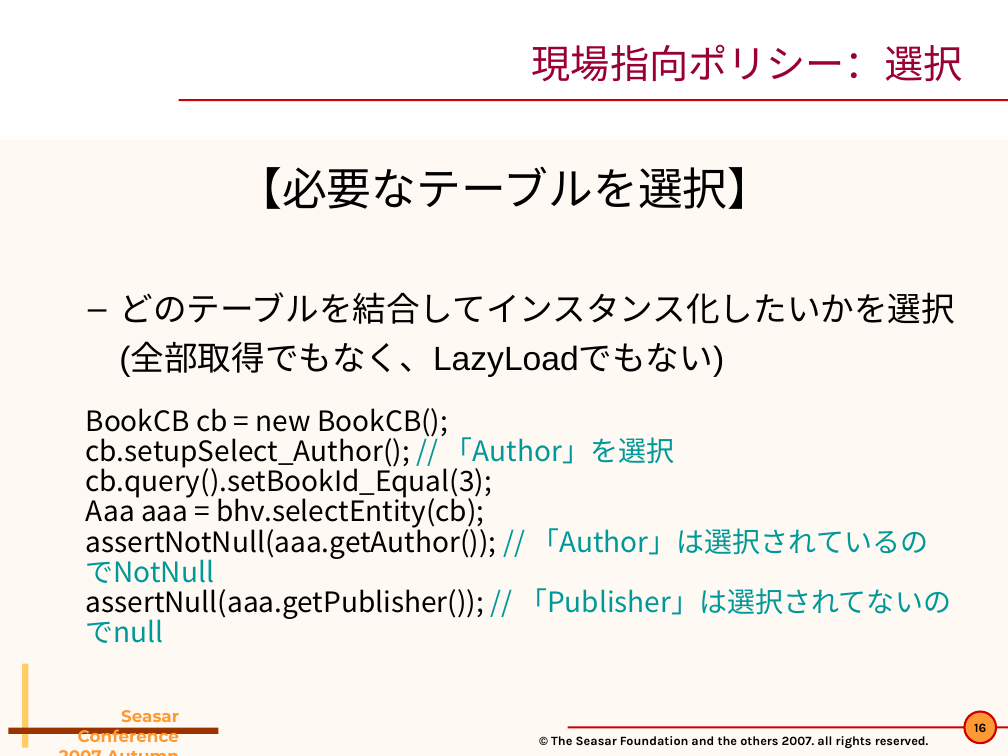
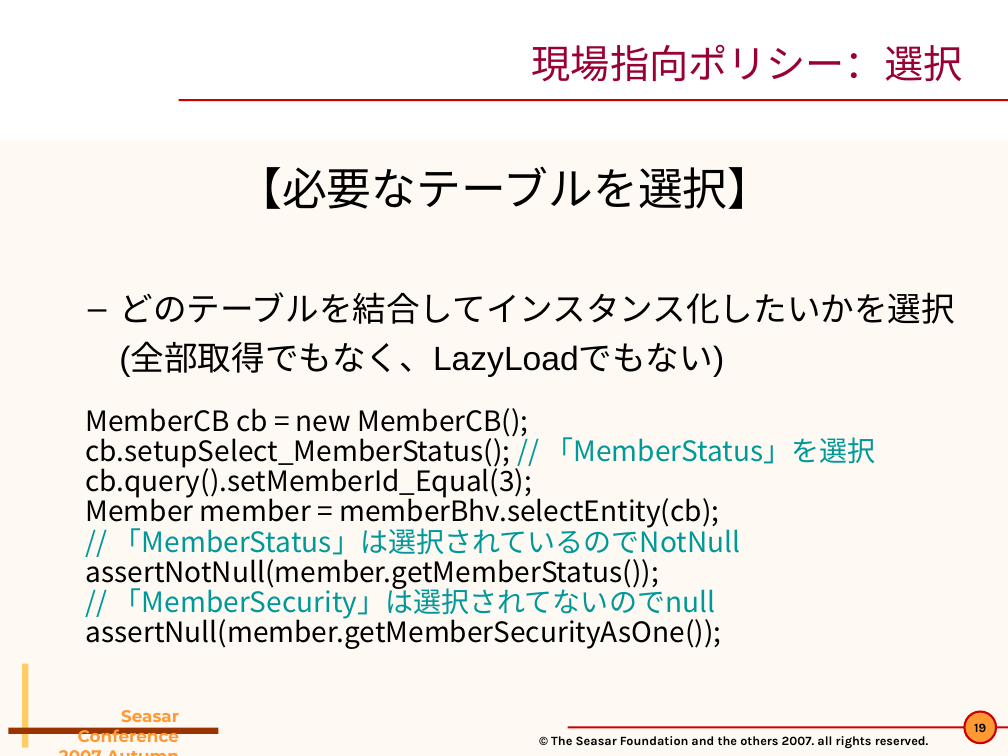
Before and after one commit to seasarorg/dbflute, a slide deck: slide 19 of dbflute/etc/doc/pres/sc2007a_2-DBFlute.ppt (slide 16 before the commit). Drawn at 1008x756 pixels with LibreOffice and Linux fonts; fonts in the diff are those of the drawing; background and template pictures are left out. Boxes give left, top, right and bottom in pixels: in the first picture for what was removed or moved away, otherwise in the second. Text is boxed around its words. In the diff, an @@ line names an element or a change of style, - is before the commit and + after.

```diff
--- a/dbflute/etc/doc/pres/sc2007a_2-DBFlute.ppt
+++ b/dbflute/etc/doc/pres/sc2007a_2-DBFlute.ppt
@@ text at [86,408,876,649]: text changed @@
-BookCB cb = new BookCB();
-cb.setupSelect_Author(); // 「Author」を選択
-cb.query().setBookId_Equal(3);
-Aaa aaa = bhv.selectEntity(cb);
-assertNotNull(aaa.getAuthor()); // 「Author」は選択されているのでNotNull
-assertNull(aaa.getPublisher()); // 「Publisher」は選択されてないのでnull
+MemberCB cb = new MemberCB();
+cb.setupSelect_MemberStatus(); // 「MemberStatus」を選択
+cb.query().setMemberId_Equal(3);
+Member member = memberBhv.selectEntity(cb);
+// 「MemberStatus」は選択されているのでNotNull
+assertNotNull(member.getMemberStatus());
+// 「MemberSecurity」は選択されてないのでnull
+assertNull(member.getMemberSecurityAsOne());
```
Also in this commit, not shown: 38 other slides changed, 6 slides added, 3 slides removed, 2 other files.
